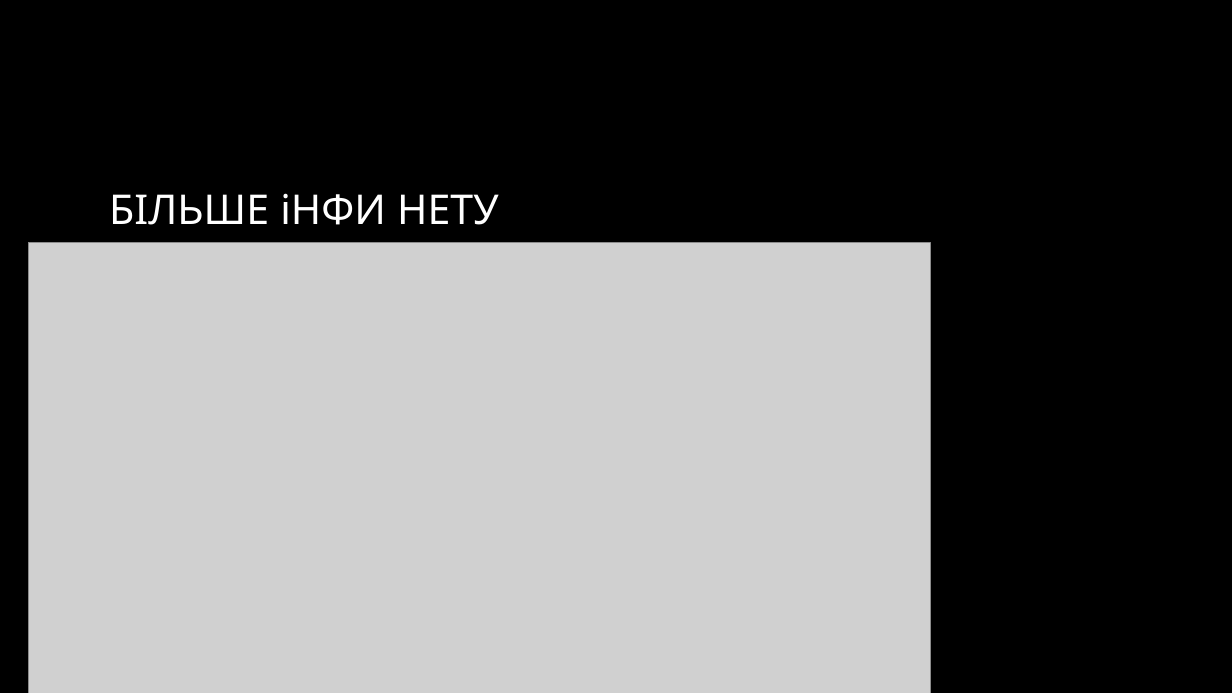
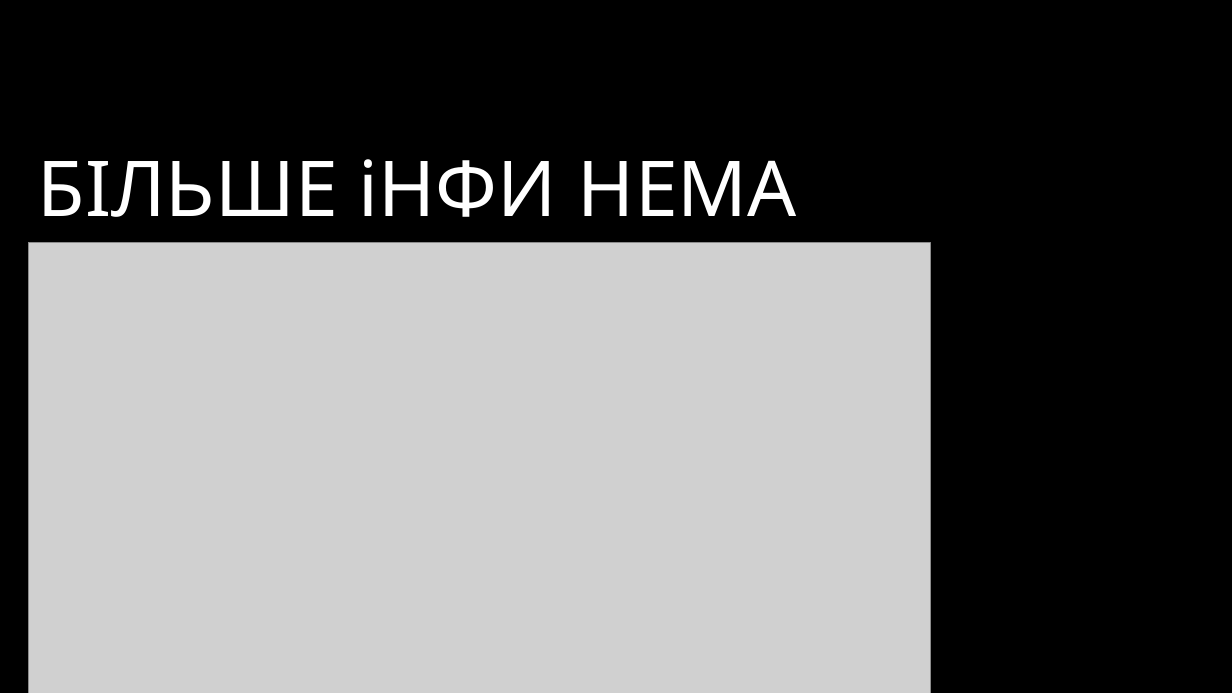
Before and after one commit to Balitsky/think_global, a slide deck: slide 7 of 4-6B/kasparov/ардуино.pptx. Drawn at 1232x693 pixels with LibreOffice and Linux fonts; fonts in the diff are those of the drawing; grey boxes stand for pictures; background and template pictures are left out. Boxes give left, top, right and bottom in pixels: in the first picture for what was removed or moved away, otherwise in the second. Text is boxed around its words. In the diff, an @@ line names an element or a change of style, - is before the commit and + after.

```diff
--- a/4-6B/kasparov/ардуино.pptx
+++ b/4-6B/kasparov/ардуино.pptx
@@ title at (38,159,797,217): text changed; size 32 to 60 pt @@
-БІЛЬШЕ іНФИ НЕТУ
+БІЛЬШЕ іНФИ НЕМА
```
Also in this commit, not shown: 1 other slide changed, 18 other files.
